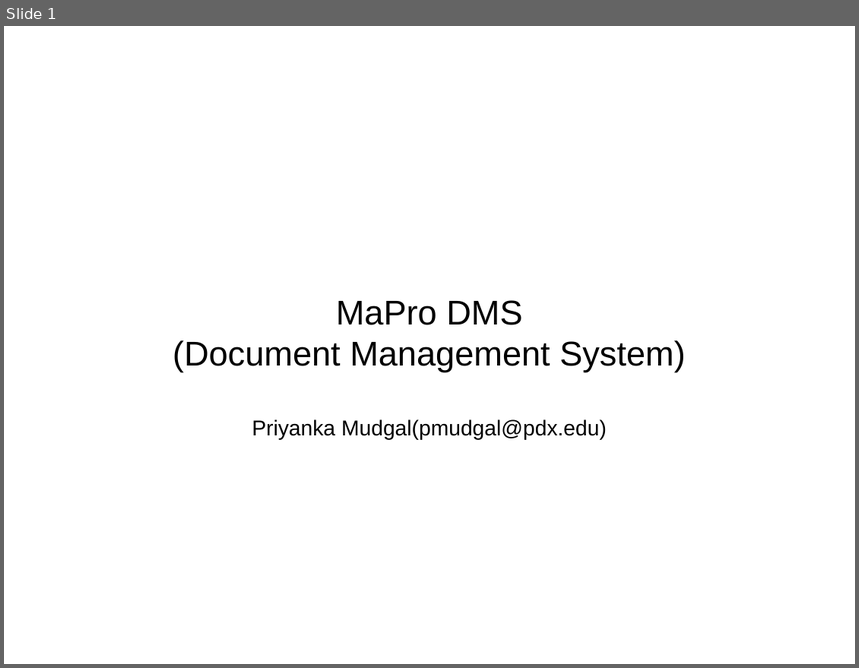
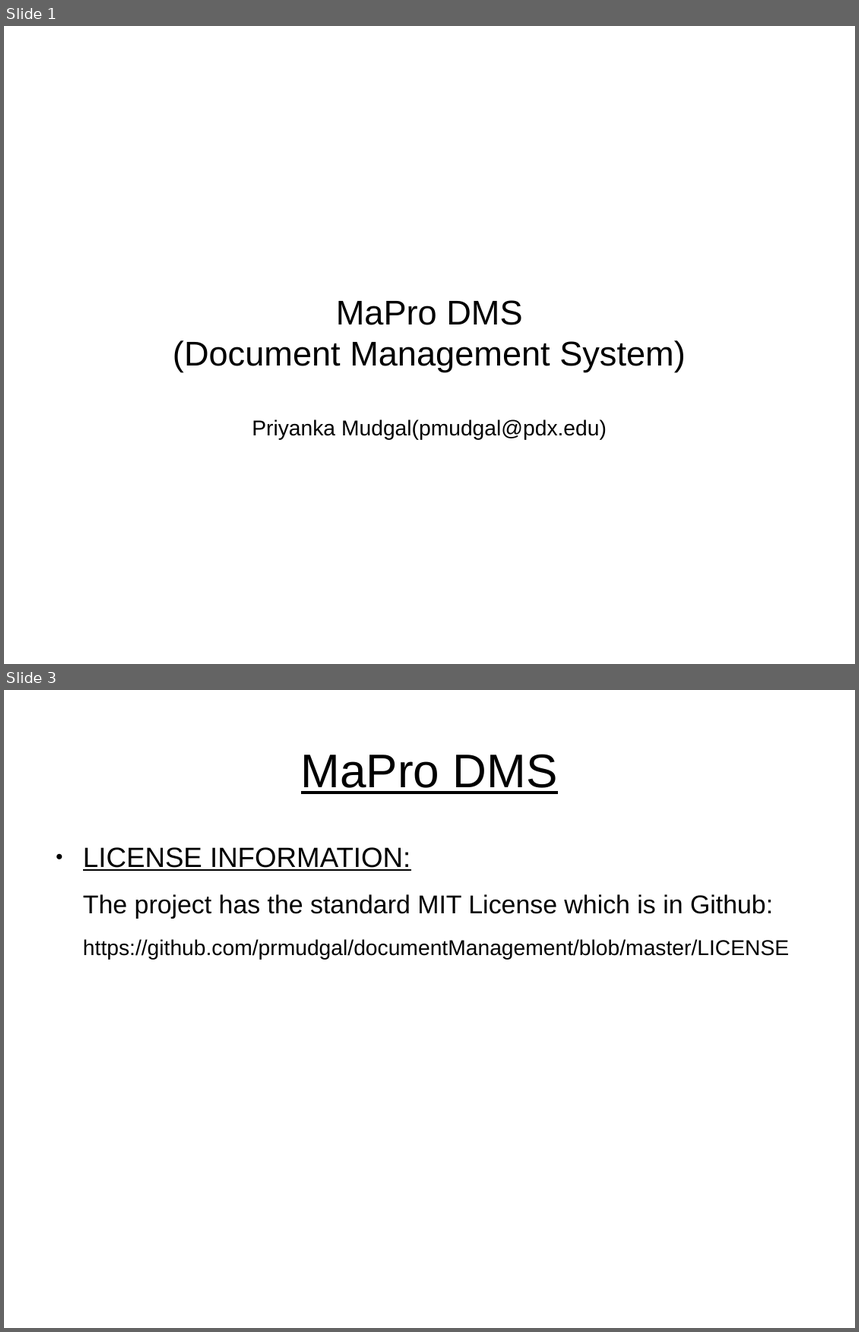
Before and after one commit to prmudgal/documentManagement, a slide deck: MaProDMS_Presentation.odp. Shown one above the other, each under a label of ours: slide 1 before the commit, slides 1 and 3 after it; the slides between them are not shown. The pictures are 859x668 and 859x1332 pixels, drawn with LibreOffice and Linux fonts; fonts in the diff are those of the drawing. Boxes give left, top, right and bottom in pixels: in the first picture for what was removed or moved away, otherwise in the second. Text is boxed around its words. In the diff, an @@ line names an element or a change of style, - is before the commit and + after.

```diff
--- a/MaProDMS_Presentation.odp
+++ b/MaProDMS_Presentation.odp
@@ slide 3 added at [4,690,855,1328], background #FFFFFF @@
@@ title added at [301,754,558,794], 44 pt, text #000000, underline @@
+MaPro DMS
@@ text added at [83,847,789,960], 20 pt, text #000000 @@
+● LICENSE INFORMATION:
+The project has the standard MIT License which is in Github:
+https://github.com/prmudgal/documentManagement/blob/master/LICENSE
```
Also in this commit, not shown: 12 slides changed, 1 other file.
